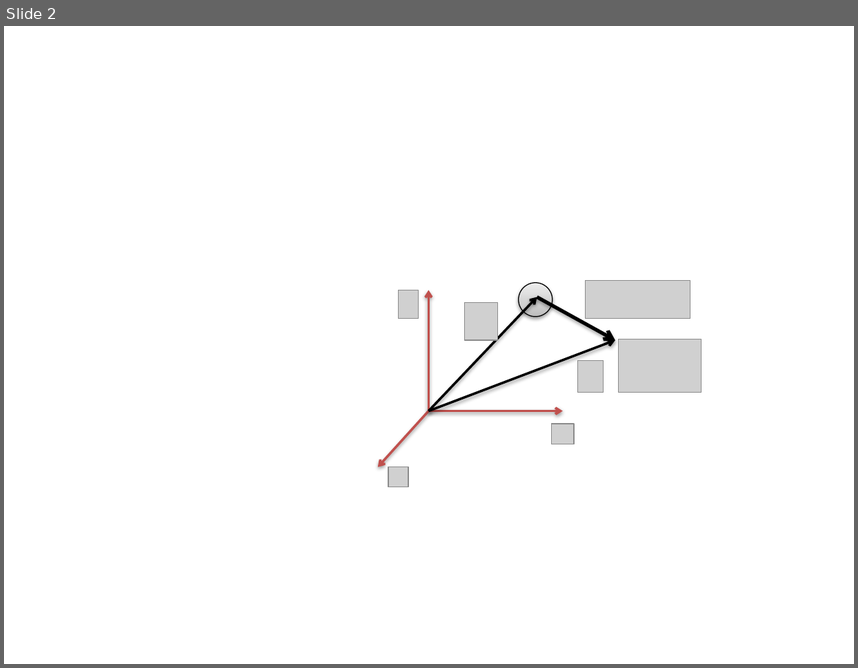
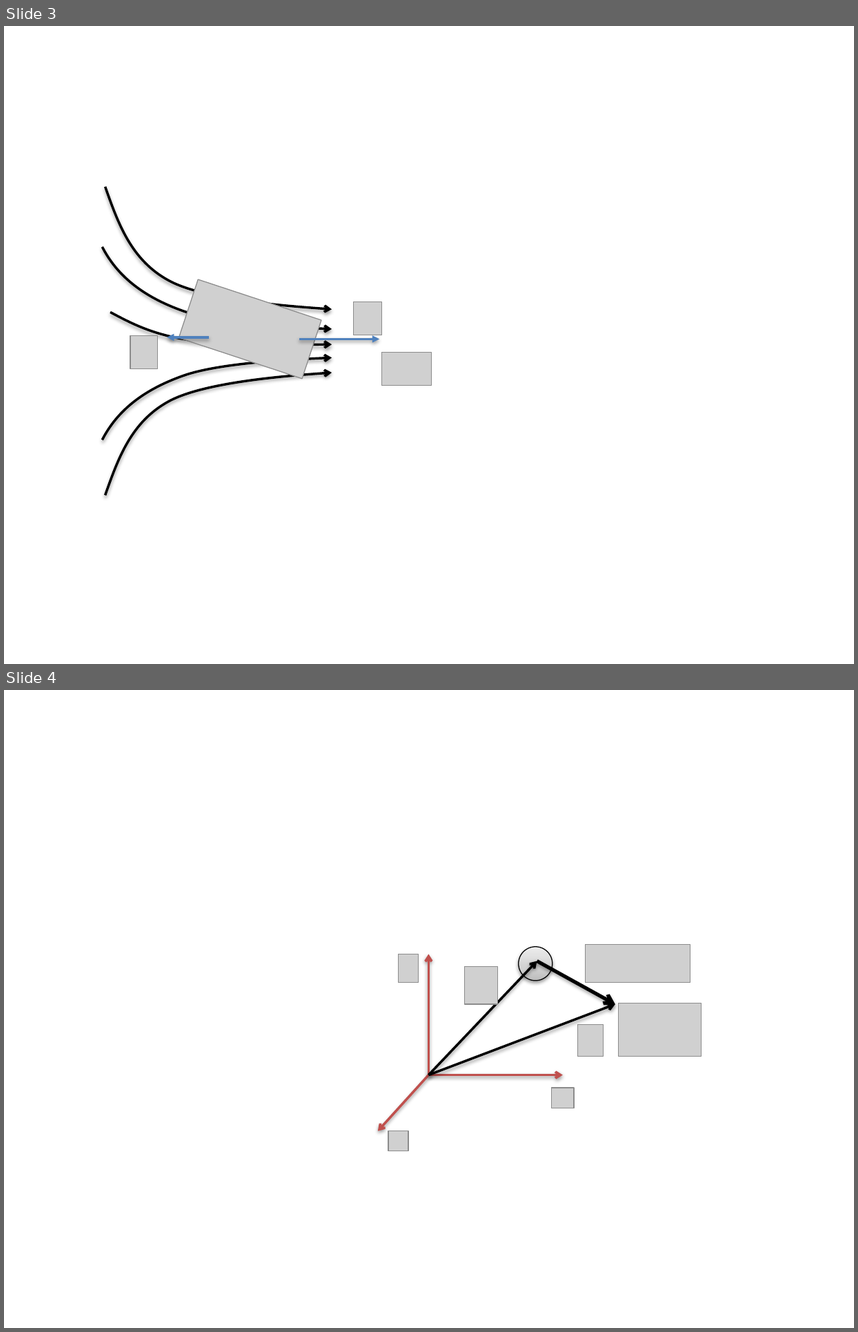
Before and after one commit to cdohl/physik2, a slide deck: figures/Presentation1.pptx. Shown one above the other, each under a label of ours: slide 2 before the commit, slides 3 and 4 after it. The pictures are 858x668 and 858x1332 pixels, drawn with LibreOffice and Linux fonts; fonts in the diff are those of the drawing; grey boxes stand for pictures. Boxes give left, top, right and bottom in pixels: in the first picture for what was removed or moved away, otherwise in the second. Text is boxed around its words. In the diff, an @@ line names an element or a change of style, - is before the commit and + after.

```diff
--- a/figures/Presentation1.pptx
+++ b/figures/Presentation1.pptx
@@ slide 3 added at box(4, 26, 854, 664), background #FFFFFF @@
@@ freeform shape added at box(105, 187, 332, 309), outline #000000 2 pt @@
@@ freeform shape added at box(103, 247, 332, 330), outline #000000 2 pt @@
@@ picture added at box(179, 279, 321, 378) @@
@@ freeform shape added at box(110, 312, 332, 344), outline #000000 2 pt @@
@@ picture added at box(353, 302, 381, 335) @@
@@ picture added at box(131, 335, 158, 368) @@
@@ arrow added from (209, 337) to (168, 337), #4F81BD 2 pt @@
@@ arrow added from (299, 339) to (380, 339), #4F81BD 2 pt @@
@@ picture added at box(381, 352, 430, 385) @@
@@ freeform shape added at box(103, 357, 332, 440), outline #000000 2 pt @@
@@ freeform shape added at box(105, 372, 332, 495), outline #000000 2 pt @@
@@ what was slide 2 is now slide 4 @@
```
Also in this commit, not shown: 2 other slides added, 1 slide removed, 8 other files.
